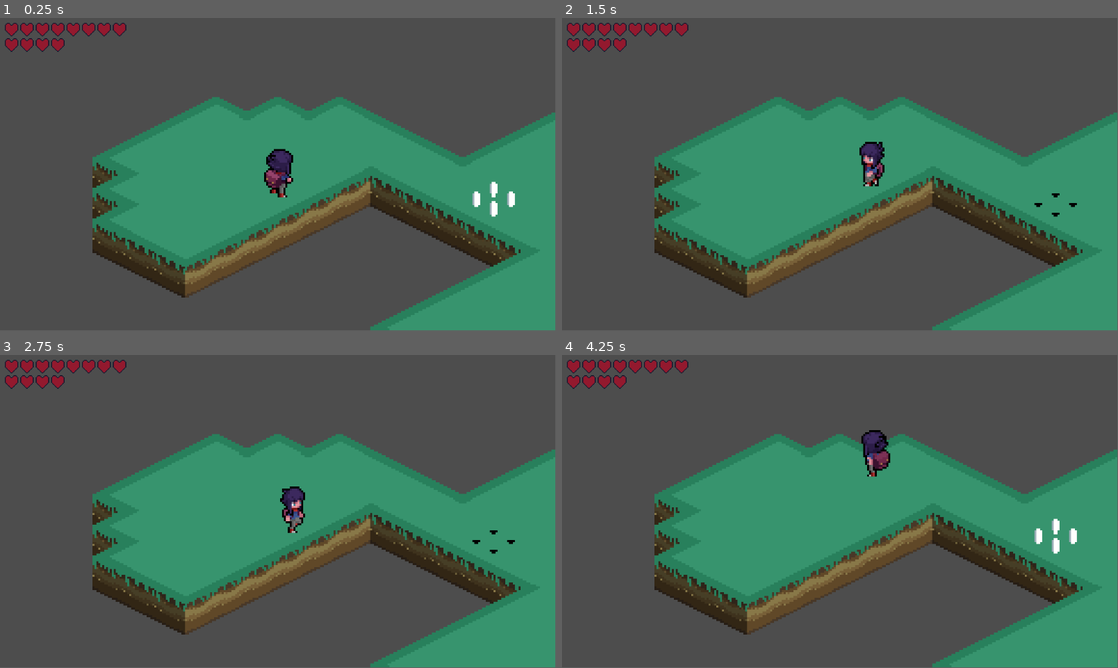
Above: before the commit, frames 1-4 (two rows, left to right).
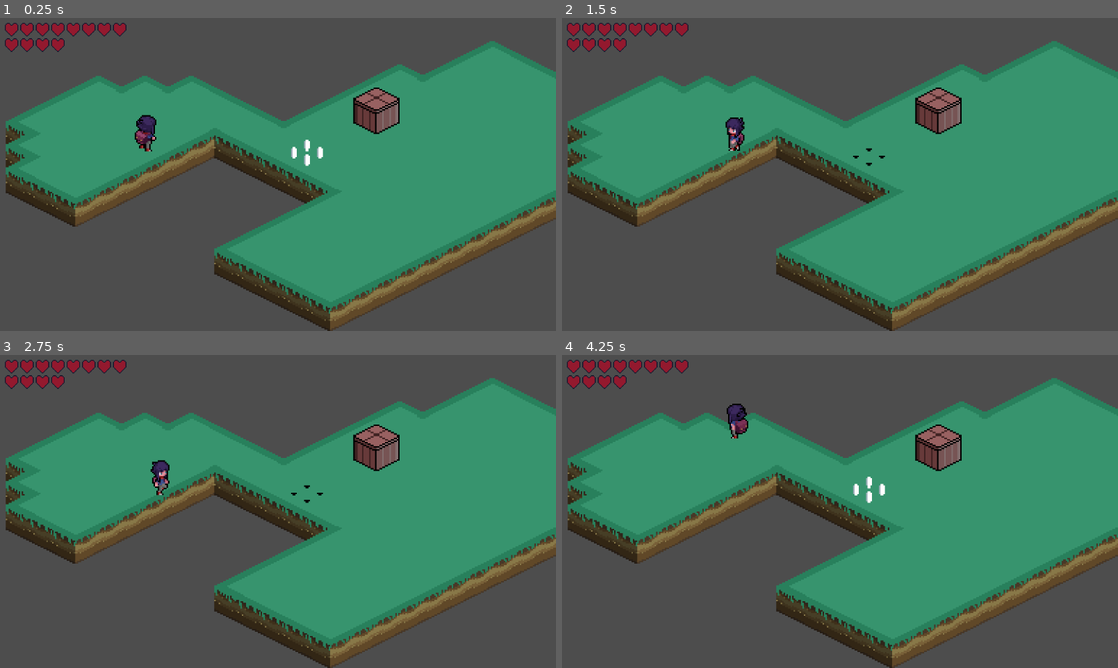
Above: after the commit, the same moments.

Repository: sanrin-san/practice-isometoric
Game: Godot game, scene res://Levels/level_1.tscn
The game is run twice, just before and just after one commit, with the same random seed, the same clock (stepped at 60 frames per second) and the same inputs.
Inputs:
- Up to frame 1 (0.25 s): no input
- Up to frame 2 (1.5 s): hold Right (ui_right) 0.53-1.28 s; hold Down (ui_down) from 1.28 s (still down)
- Up to frame 3 (2.75 s): release Down (ui_down) at 2.03 s; hold Right (ui_right) from 2.03 s (still down)
- Up to frame 4 (4.25 s): release Right (ui_right) at 2.78 s; hold Up (ui_up) 2.78-3.53 s; hold Left (ui_left) from 3.53 s (still down)
In our replay, the window is 799x449 before the commit and 800x450 after it. These sizes can differ from the game's own. Grey fills any space a smaller window leaves; there, only what the larger window draws over its background counts as a difference.

The runs differ from the first frame. In frame 1, 51% of the frame differs, in the area x 1-100%, y 1-100%; in frame 2, 51%; in frame 3, 51%; in frame 4, 51%.

Commit message:
2-21: set player camera

Diff:
--- a/Levels/level_1.tscn
+++ b/Levels/level_1.tscn
@@ -22,8 +22,13 @@
 
 [node name="Player" parent="." instance=ExtResource("1_0d5q2")]
 
-[node name="Camera2D" type="Camera2D" parent="."]
-zoom = Vector2(4, 4)
+[node name="Camera2D" type="Camera2D" parent="Player"]
+zoom = Vector2(3, 3)
+limit_left = -100
+limit_top = -80
+limit_right = 340
+limit_bottom = 140
+editor_draw_limits = true
 
 [node name="Crates" parent="." instance=ExtResource("2_uv2ro")]
 position = Vector2(160, -16)
--- a/Tileset/ground_tileset.tres
+++ b/Tileset/ground_tileset.tres
@@ -9,7 +9,7 @@
 0:0/0/texture_origin = Vector2i(0, -8)
 0:0/0/terrain_set = 0
 0:0/0/terrain = 0
-0:0/0/physics_layer_0/polygon_0/points = PackedVector2Array(0, 8, 4, 6, 8, 4, 0, 0, 8, -4, 0, -8, -16, 0)
+0:0/0/physics_layer_0/polygon_0/points = PackedVector2Array(-16, 0, 0, 8, 1, 7.5, -14, 0, 1, -7.5, 0, -8)
 0:0/0/terrains_peering_bit/right_corner = 0
 0:0/0/terrains_peering_bit/bottom_right_side = 0
 0:0/0/terrains_peering_bit/top_right_side = 0
@@ -17,7 +17,7 @@
 1:0/0/texture_origin = Vector2i(0, -8)
 1:0/0/terrain_set = 0
 1:0/0/terrain = 0
-1:0/0/physics_layer_0/polygon_0/points = PackedVector2Array(8, -4, -8, 4, -16, 0, 0, -8)
+1:0/0/physics_layer_0/polygon_0/points = PackedVector2Array(-16, 0, -15, 0.5, 1, -7.5, 0, -8)
 1:0/0/terrains_peering_bit/right_corner = 0
 1:0/0/terrains_peering_bit/bottom_right_side = 0
 1:0/0/terrains_peering_bit/bottom_corner = 0
@@ -27,7 +27,7 @@
 2:0/0/texture_origin = Vector2i(0, -8)
 2:0/0/terrain_set = 0
 2:0/0/terrain = 0
-2:0/0/physics_layer_0/polygon_0/points = PackedVector2Array(0, 8, -4, 6, -8, 4, 0, 0, -8, -4, 0, -8, 16, 0)
+2:0/0/physics_layer_0/polygon_0/points = PackedVector2Array(16, 0, 0, 8, -1, 7.5, 14, 0, -1, -7.5, 0, -8)
 2:0/0/terrains_peering_bit/bottom_left_side = 0
 2:0/0/terrains_peering_bit/left_corner = 0
 2:0/0/terrains_peering_bit/top_left_side = 0
@@ -41,11 +41,12 @@
 3:1/0/texture_origin = Vector2i(0, -8)
 3:1/0/terrain_set = 0
 3:1/0/terrain = 0
+3:1/0/physics_layer_0/polygon_0/points = PackedVector2Array(16, 0, 15, -0.5, 0, 7, -14.5, 0, 0, -7, 15, 0.5, 14.5, -1, 0, -8, -16, 0, 0, 8)
 2:1/0 = 0
 2:1/0/texture_origin = Vector2i(0, -8)
 2:1/0/terrain_set = 0
 2:1/0/terrain = 0
-2:1/0/physics_layer_0/polygon_0/points = PackedVector2Array(0, 8, -16, 0, -8, -4, 0, 0, 8, -4, 16, 0)
+2:1/0/physics_layer_0/polygon_0/points = PackedVector2Array(0, 8, 16, 0, 15, -0.5, 0, 7, -15, -0.5, -16, 0)
 2:1/0/terrains_peering_bit/top_left_side = 0
 2:1/0/terrains_peering_bit/top_corner = 0
 2:1/0/terrains_peering_bit/top_right_side = 0
@@ -53,7 +54,7 @@
 1:1/0/texture_origin = Vector2i(0, -8)
 1:1/0/terrain_set = 0
 1:1/0/terrain = 0
-1:1/0/physics_layer_0/polygon_0/points = PackedVector2Array(0, -8, -8, -4, 8, 4, 16, 0)
+1:1/0/physics_layer_0/polygon_0/points = PackedVector2Array(16, 0, 15, 0.5, -1, -7.5, 0, -8)
 1:1/0/terrains_peering_bit/bottom_right_side = 0
 1:1/0/terrains_peering_bit/bottom_corner = 0
 1:1/0/terrains_peering_bit/bottom_left_side = 0
@@ -63,7 +64,7 @@
 0:1/0/texture_origin = Vector2i(0, -8)
 0:1/0/terrain_set = 0
 0:1/0/terrain = 0
-0:1/0/physics_layer_0/polygon_0/points = PackedVector2Array(0, -8, -16, 0, -8, 4, 0, 0, 8, 4, 16, 0)
+0:1/0/physics_layer_0/polygon_0/points = PackedVector2Array(0, -8, 16, 0, 15, 0.5, 0, -7, -15, 0.5, -16, 0)
 0:1/0/terrains_peering_bit/bottom_right_side = 0
 0:1/0/terrains_peering_bit/bottom_corner = 0
 0:1/0/terrains_peering_bit/bottom_left_side = 0
@@ -71,7 +72,7 @@
 0:2/0/texture_origin = Vector2i(0, -8)
 0:2/0/terrain_set = 0
 0:2/0/terrain = 0
-0:2/0/physics_layer_0/polygon_0/points = PackedVector2Array(-8, -4, 8, 4, 0, 8, -16, 0)
+0:2/0/physics_layer_0/polygon_0/points = PackedVector2Array(-16, 0, -15, -0.5, 1, 7.5, 0, 8)
 0:2/0/terrains_peering_bit/right_corner = 0
 0:2/0/terrains_peering_bit/bottom_right_side = 0
 0:2/0/terrains_peering_bit/top_left_side = 0
@@ -81,7 +82,7 @@
 1:2/0/texture_origin = Vector2i(0, -8)
 1:2/0/terrain_set = 0
 1:2/0/terrain = 0
-1:2/0/physics_layer_0/polygon_0/points = PackedVector2Array(0, 8, -8, 4, 8, -4, 16, 0)
+1:2/0/physics_layer_0/polygon_0/points = PackedVector2Array(16, 0, 15, -0.5, -1, 7.5, 0, 8)
 1:2/0/terrains_peering_bit/bottom_left_side = 0
 1:2/0/terrains_peering_bit/left_corner = 0
 1:2/0/terrains_peering_bit/top_left_side = 0
@@ -103,7 +104,7 @@
 3:3/0/texture_origin = Vector2i(0, -8)
 3:3/0/terrain_set = 0
 3:3/0/terrain = 0
-3:3/0/physics_layer_0/polygon_0/points = PackedVector2Array(0, -4, -4, -6, 0, -8, 4.5, -6)
+3:3/0/physics_layer_0/polygon_0/points = PackedVector2Array(0, -8, -1, -7.5, 0, -7, 1, -7.5)
 3:3/0/terrains_peering_bit/right_corner = 0
 3:3/0/terrains_peering_bit/bottom_right_side = 0
 3:3/0/terrains_peering_bit/bottom_corner = 0
@@ -115,7 +116,7 @@
 2:3/0/texture_origin = Vector2i(0, -8)
 2:3/0/terrain_set = 0
 2:3/0/terrain = 0
-2:3/0/physics_layer_0/polygon_0/points = PackedVector2Array(0, 4, -4, 6, 0, 8, 4.5, 6)
+2:3/0/physics_layer_0/polygon_0/points = PackedVector2Array(0, 8, -1, 7.5, 0, 7, 1, 7.5)
 2:3/0/terrains_peering_bit/right_corner = 0
 2:3/0/terrains_peering_bit/bottom_right_side = 0
 2:3/0/terrains_peering_bit/bottom_left_side = 0
@@ -127,7 +128,7 @@
 1:3/0/texture_origin = Vector2i(0, -8)
 1:3/0/terrain_set = 0
 1:3/0/terrain = 0
-1:3/0/physics_layer_0/polygon_0/points = PackedVector2Array(-12, -2, -16, 0, -12, 2, -8, 0)
+1:3/0/physics_layer_0/polygon_0/points = PackedVector2Array(-16, 0, -15, -0.5, -14, 0, -15, 0.5)
 1:3/0/terrains_peering_bit/right_corner = 0
 1:3/0/terrains_peering_bit/bottom_right_side = 0
 1:3/0/terrains_peering_bit/bottom_corner = 0
@@ -139,7 +140,7 @@
 0:3/0/texture_origin = Vector2i(0, -8)
 0:3/0/terrain_set = 0
 0:3/0/terrain = 0
-0:3/0/physics_layer_0/polygon_0/points = PackedVector2Array(12, -2, 16, 0, 12, 2, 8, 0)
+0:3/0/physics_layer_0/polygon_0/points = PackedVector2Array(16, 0, 15, -0.5, 14, 0, 15, 0.5)
 0:3/0/terrains_peering_bit/bottom_right_side = 0
 0:3/0/terrains_peering_bit/bottom_corner = 0
 0:3/0/terrains_peering_bit/bottom_left_side = 0
--- a/project.godot
+++ b/project.godot
@@ -14,6 +14,10 @@
 run/main_scene="res://Levels/level_1.tscn"
 config/features=PackedStringArray("4.3", "Forward Plus")
 config/icon="res://icon.svg"
+
+[display]
+
+window/stretch/mode="viewport"
 
 [input]
 
